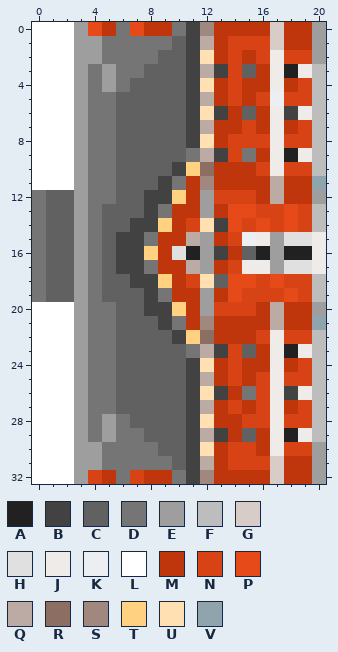
Two versions of one pixel-art sprite, buildings/phillipsbrooks.png. The first picture shows the starting point.
The file is 84x132 pixels, drawn in blocks of 4x4; one block is one cell here. Colours within 5 levels of each other are drawn and written as one.
Palette (. is transparent): A #212121  B #424242  C #616161  D #757575  E #9e9e9e  F #bdbdbd  G #d7ccc8  H #e0e0e0  J #efebe9  K #eceff1  L #ffffff  M #bf360c  N #d84315  P #e64a19  Q #bcaaa4  R #8d6e63  S #a1887f  T #ffd180  U #ffe0b2  V #90a4ae
Pixels before, first column x 0:
 0 LLLEPMDPMMDBSMMMMGMME
 1 LLLEEDDDDDCBQMNNNGMME
 2 LLLEEDDDDCCBUMNMNJNNE
 3 LLLEDEDDCCCBQBNCMJAJF
 4 LLLEDEDCCCCBUMNMMJMNF
 5 LLLEDDCCCCCBQMNMNKNNF
 6 LLLEDDCCCCCBUBMCMJBJF
 7 LLLEDDCCCCCBQMMNMJMNF
 8 LLLEDDCCCCCBUMNNNJNNF
 9 LLLEDDCCCCCDQBNDMJAJF
10 LLLEDDCCCCBTRMMMNJNNF
11 LLLEDDCCCBDMSMMMMQMMV
12 DCCEDDCCBBTMENNNMQMME
13 DCCEDCCCBDMMEMPPNNPNF
14 DCCEDCCBBTMNUBPNPNPNF
15 DCCEDCBBDMMQEMNKJEHHJ
16 DCCEDCBBTMHAEBMCAEAAJ
17 DCCEDCBBDMMQEMNJJEHHJ
18 DCCEDCCBBTMNUCPPNPNNF
19 DCCEDCCCBDMMEMPNNNPNF
20 LLLEDDCCBBTMENNNMQMME
21 LLLEDDCCCBDMSMMMMQMMV
22 LLLEDDCCCCBTRMMMNJNNF
23 LLLEDDCCCCCDQBNCMJAJF
24 LLLEDDCCCCCBUMNMMJMNF
25 LLLEDDCCCCCBQMNMNJNNF
26 LLLEDDCCCCCBUBMDNJBJF
27 LLLEDDCCCCCBQMNMNJMNF
28 LLLEDEDCCCCBUMMNNJNNF
29 LLLEDEDDCCCBQBMCMJAJF
30 LLLEEDDDDCCBUMNNMJNNE
31 LLLEEDDDDDCBQMNNNGMME
32 LLLENMDNMMDBSMMMMGMME
The result:
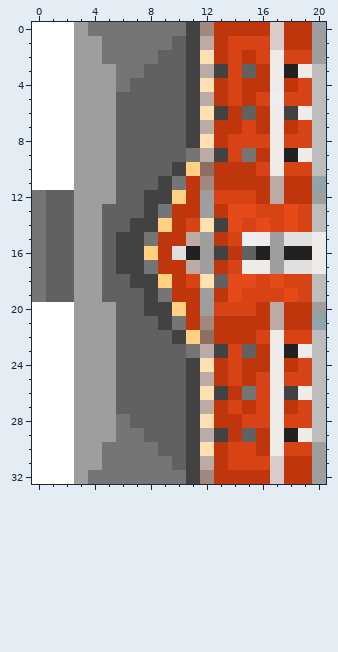
Difference:
Changed rows in their new state; - is an unchanged pixel.
first column x 4:
 0 DD-DDD
 3 E-----
 4 E-----
 5 EE----
 6 EE----
 7 EE----
 8 EE----
 9 EE----
10 EE----
11 EE----
12 EE----
13 E-----
14 E-----
15 E-----
16 E-----
17 E-----
18 E-----
19 E-----
20 EE----
21 EE----
22 EE----
23 EE----
24 EE----
25 EE----
26 EE----
27 EE----
28 E-----
29 E-----
32 DD-DDD
Changed places in both pictures, as pixel boxes (x1, y1, x2, y2):
changed: (88, 22, 172, 484)
